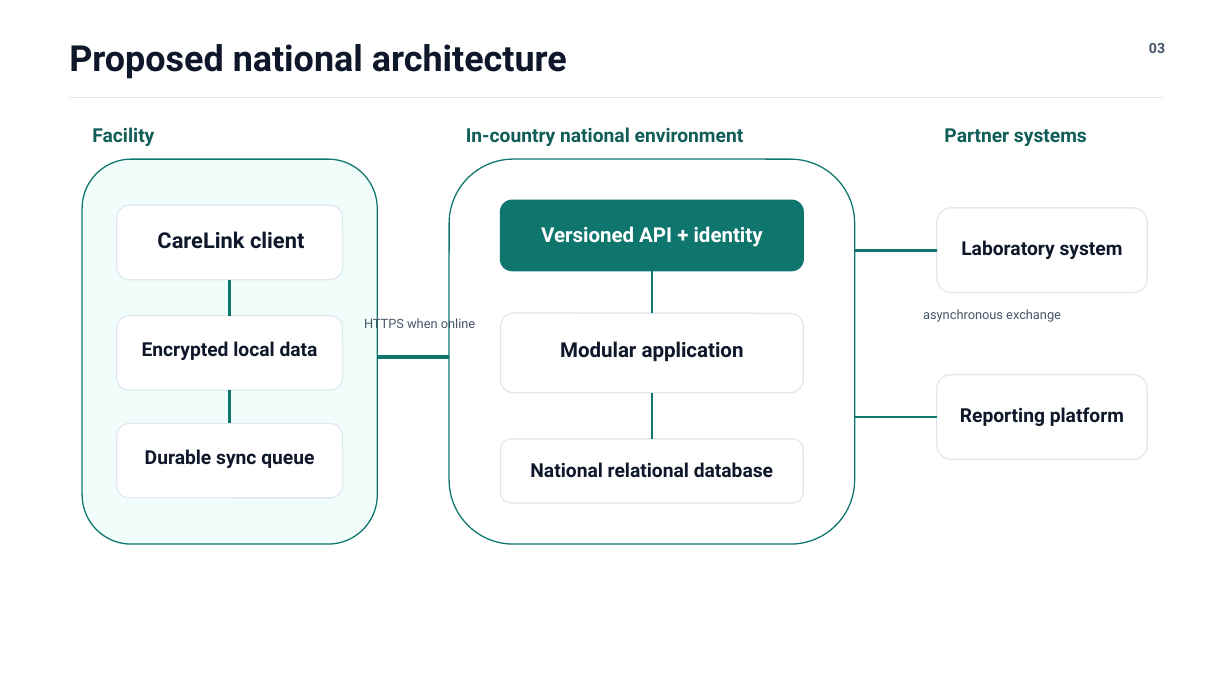
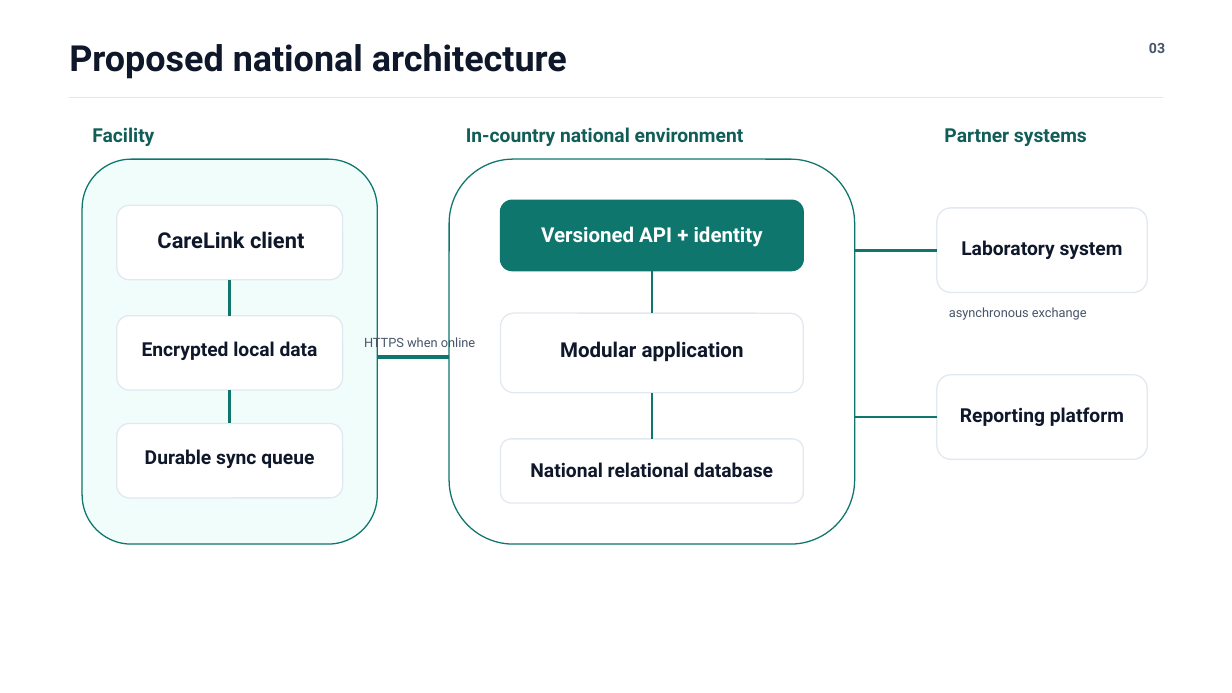
Before and after one commit to IthamarNyangu/CIDRZ-CareLink-Assessment, a slide deck: slide 3 of E-presentation.pptx. Drawn at 1232x693 pixels with LibreOffice and Linux fonts; fonts in the diff are those of the drawing. Boxes give left, top, right and bottom in pixels: in the first picture for what was removed or moved away, otherwise in the second. Text is boxed around its words. In the diff, an @@ line names an element or a change of style, - is before the commit and + after.

```diff
--- a/E-presentation.pptx
+++ b/E-presentation.pptx
@@ text "asynchronous exchange": place and size @@
-text "asynchronous exchange" at [923,309,1061,322]
+text "asynchronous exchange" at [949,307,1087,320]
@@ text "HTTPS when online": place and size @@
-text "HTTPS when online" at [364,316,475,332]
+text "HTTPS when online" at [364,335,475,351]
```
Also in this commit, not shown: 6 other files.
